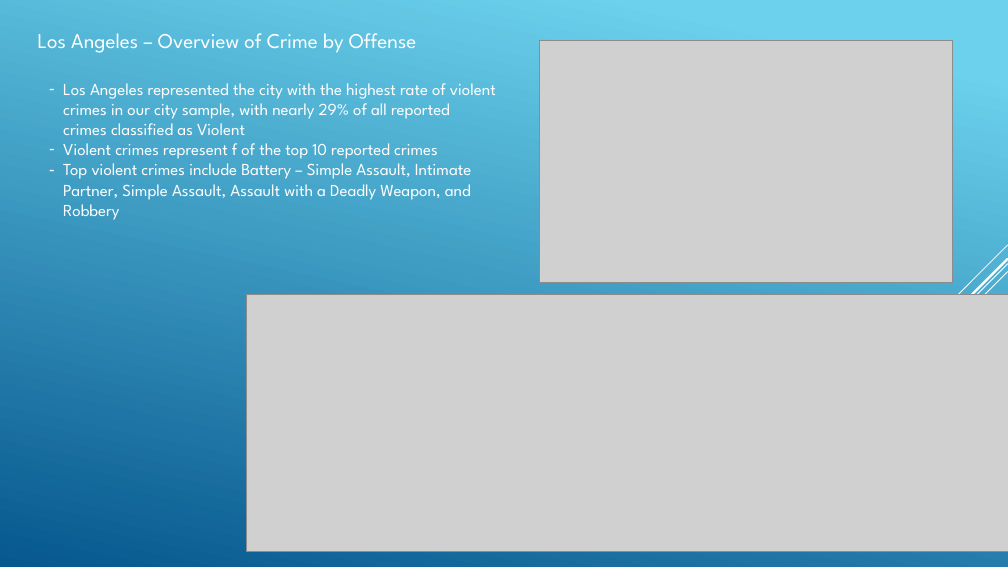
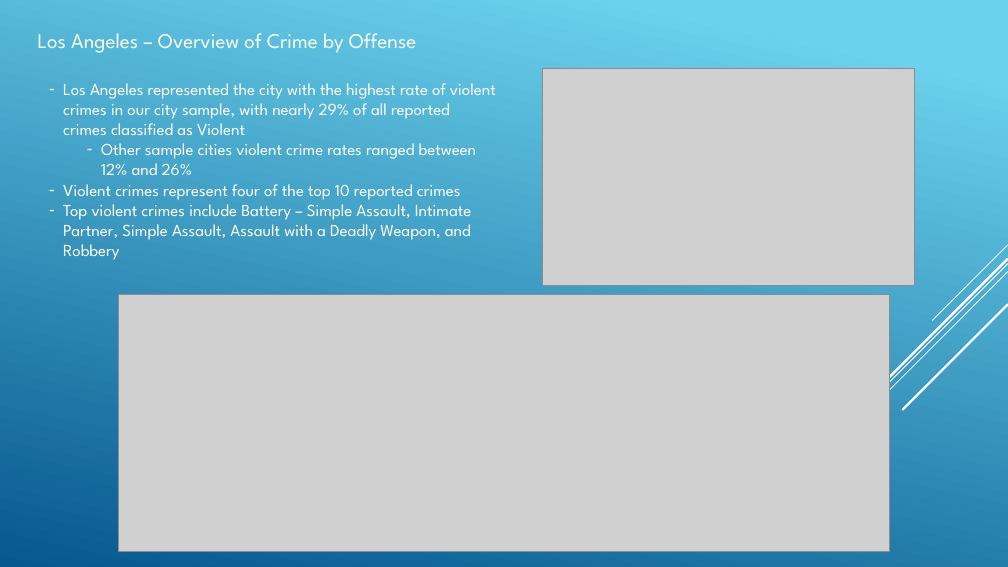
Before and after one commit to angelabanko/Project_1, a slide deck: slide 7 of Draft Presentation.pptx. Drawn at 1008x567 pixels with LibreOffice and Linux fonts; fonts in the diff are those of the drawing; grey boxes stand for pictures. Boxes give left, top, right and bottom in pixels: in the first picture for what was removed or moved away, otherwise in the second. Text is boxed around its words. In the diff, an @@ line names an element or a change of style, - is before the commit and + after.

```diff
--- a/Draft Presentation.pptx
+++ b/Draft Presentation.pptx
@@ picture resized from (x1=540, y1=41, x2=953, y2=283) to (x1=543, y1=68, x2=914, y2=286) @@
@@ text at (x1=63, y1=143, x2=476, y2=200): text changed @@
-– Violent crimes represent f of the top 10 reported crimes
+  – Other sample cities violent crime rates ranged between 12% and 26%
+– Violent crimes represent four of the top 10 reported crimes
@@ picture resized from (x1=247, y1=295, x2=1008, y2=552) to (x1=119, y1=295, x2=890, y2=552) @@
@@ line added from (1008, 305) to (903, 410), #FFFFFF 2.25 pt @@
```
Also in this commit, not shown: 3 other slides changed, 2 slides added, 1 slide removed, 2 other files.
